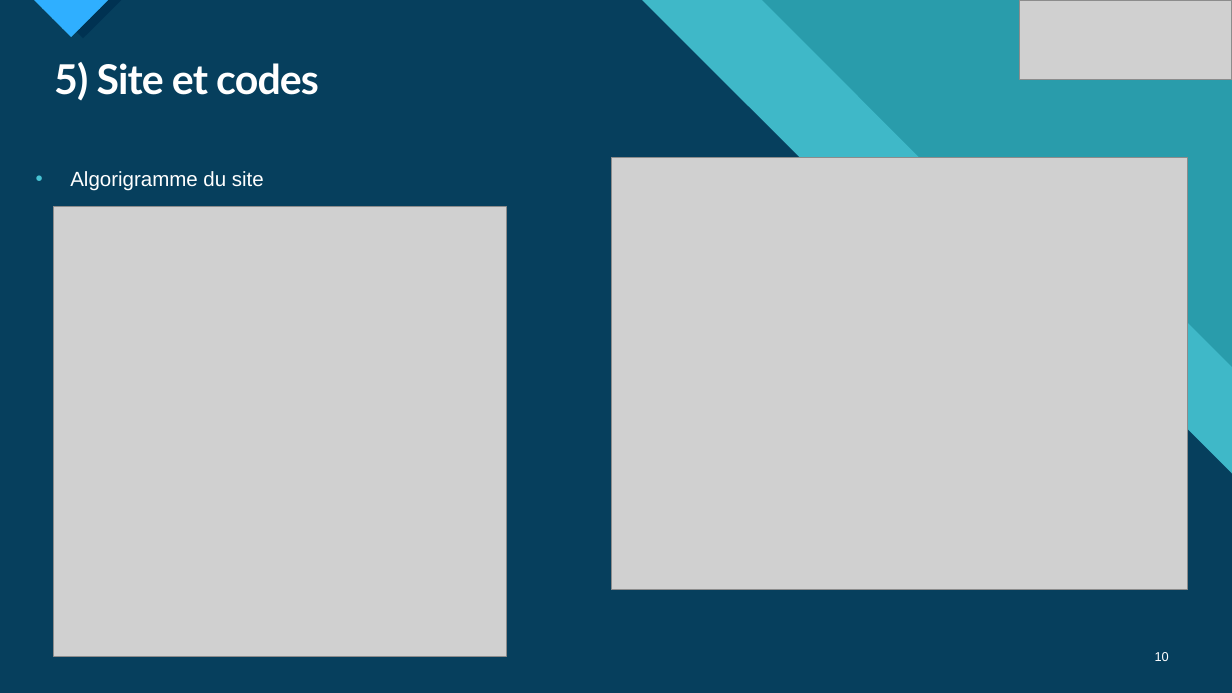
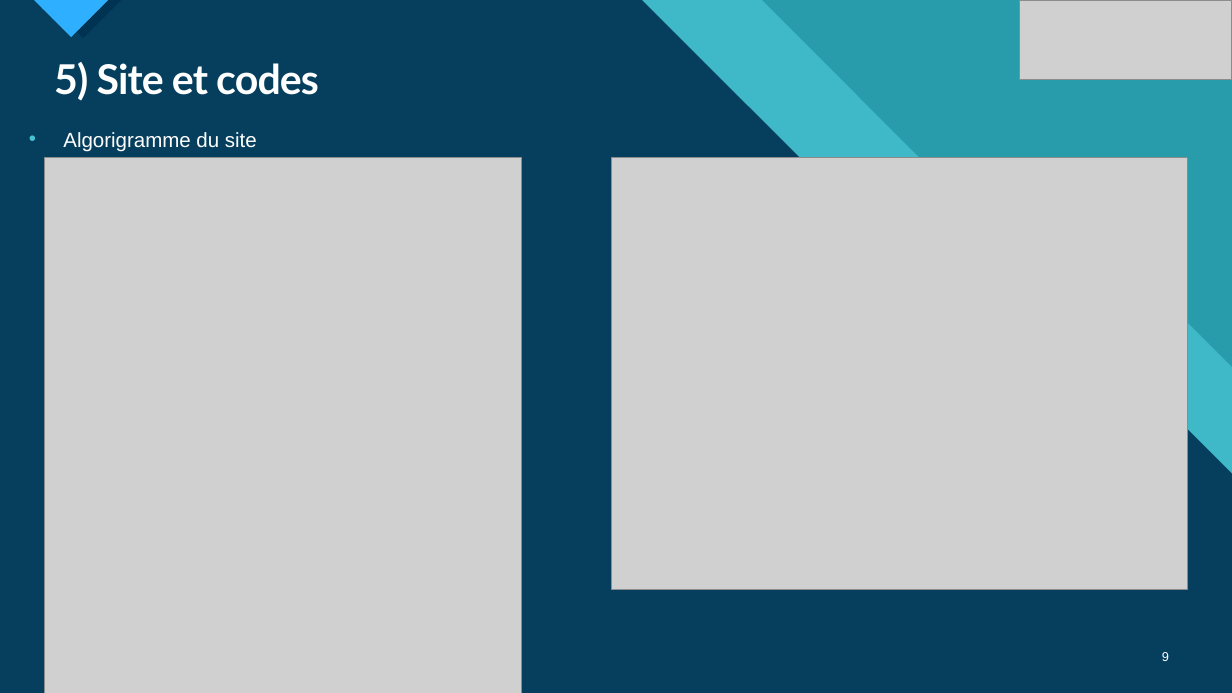
Before and after one commit to m4mchlk-svg/Projet-Pico-Centrale-Hydro-l-ctrique-BTS-CIEL-2nd, a slide deck: slide 9 of Rapport de PROJET/Diapo-Oral.pptx (slide 10 before the commit). Drawn at 1232x693 pixels with LibreOffice and Linux fonts; fonts in the diff are those of the drawing; grey boxes stand for pictures. Boxes give left, top, right and bottom in pixels: in the first picture for what was removed or moved away, otherwise in the second. Text is boxed around its words. In the diff, an @@ line names an element or a change of style, - is before the commit and + after.

```diff
--- a/Rapport de PROJET/Diapo-Oral.pptx
+++ b/Rapport de PROJET/Diapo-Oral.pptx
@@ text "Algorigramme du site": place and size @@
-text "Algorigramme du site" at [70,171,264,191]
+text "Algorigramme du site" at [63,132,257,151]
@@ picture: place and size @@
-picture at [54,207,506,657]
+picture at [45,157,522,693]
@@ page number at [1162,652,1169,661]: text changed @@
-10
+9
```
Also in this commit, not shown: 8 other slides changed, 2 slides removed.
